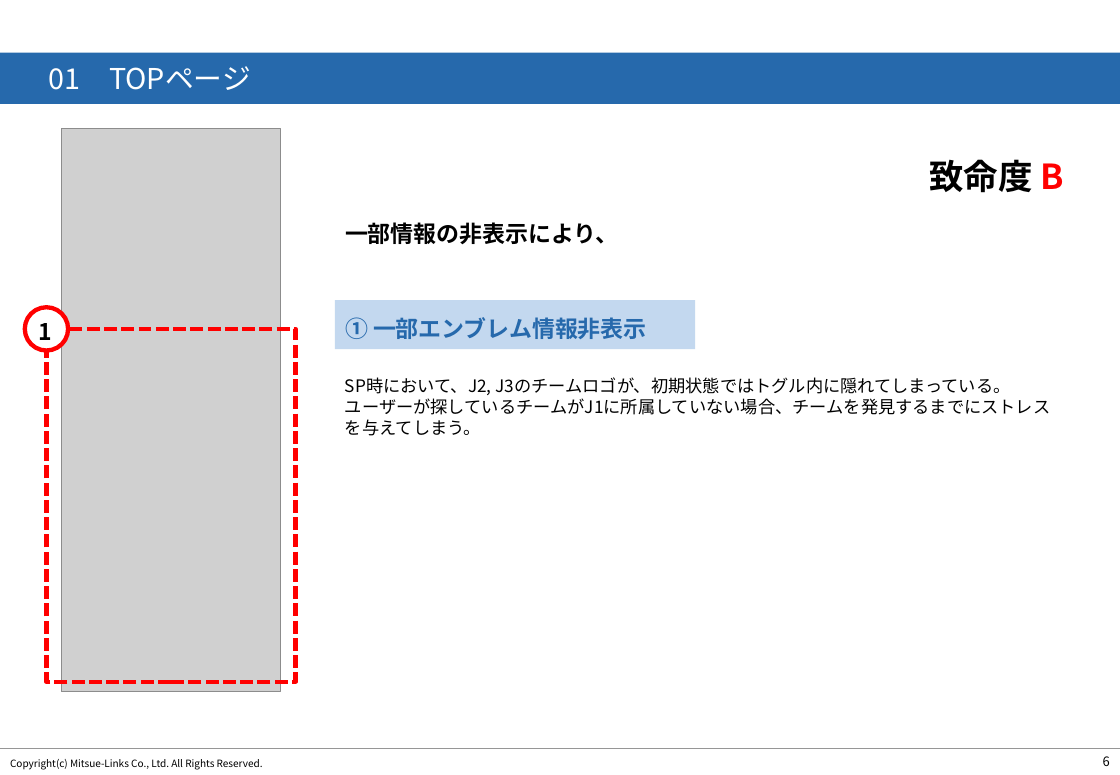
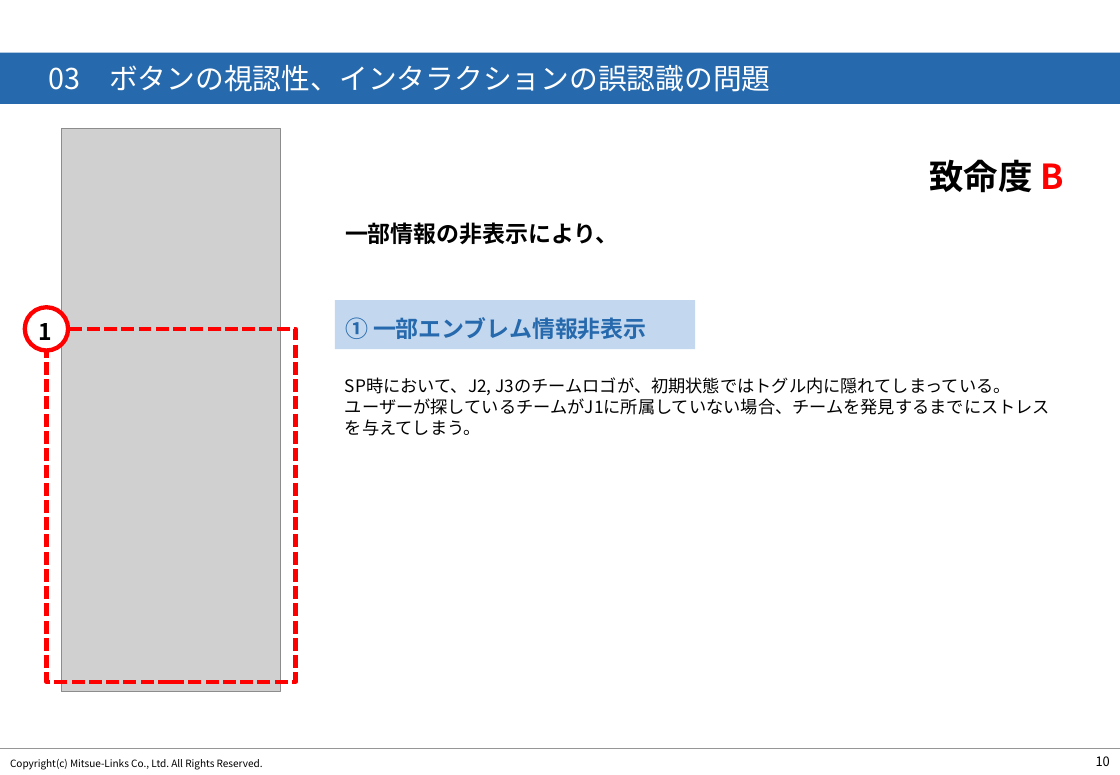
Before and after one commit to sakitama14/TheOdinProject, a slide deck: slide 11 of 調査報告書.pptx (slide 7 before the commit). Drawn at 1120x775 pixels with LibreOffice and Linux fonts; fonts in the diff are those of the drawing; grey boxes stand for pictures; background and template pictures are left out. Boxes give left, top, right and bottom in pixels: in the first picture for what was removed or moved away, otherwise in the second. Text is boxed around its words. In the diff, an @@ line names an element or a change of style, - is before the commit and + after.

```diff
--- a/調査報告書.pptx
+++ b/調査報告書.pptx
@@ text at box(48, 65, 771, 92): text changed; font Noto Sans CJK JP to Arial @@
-01 TOPページ
+03 ボタンの視認性、インタラクションの誤認識の問題
@@ page number at box(1096, 756, 1110, 766): text changed @@
-6
+10
```
Also in this commit, not shown: 2 other slides changed, 4 slides added.
